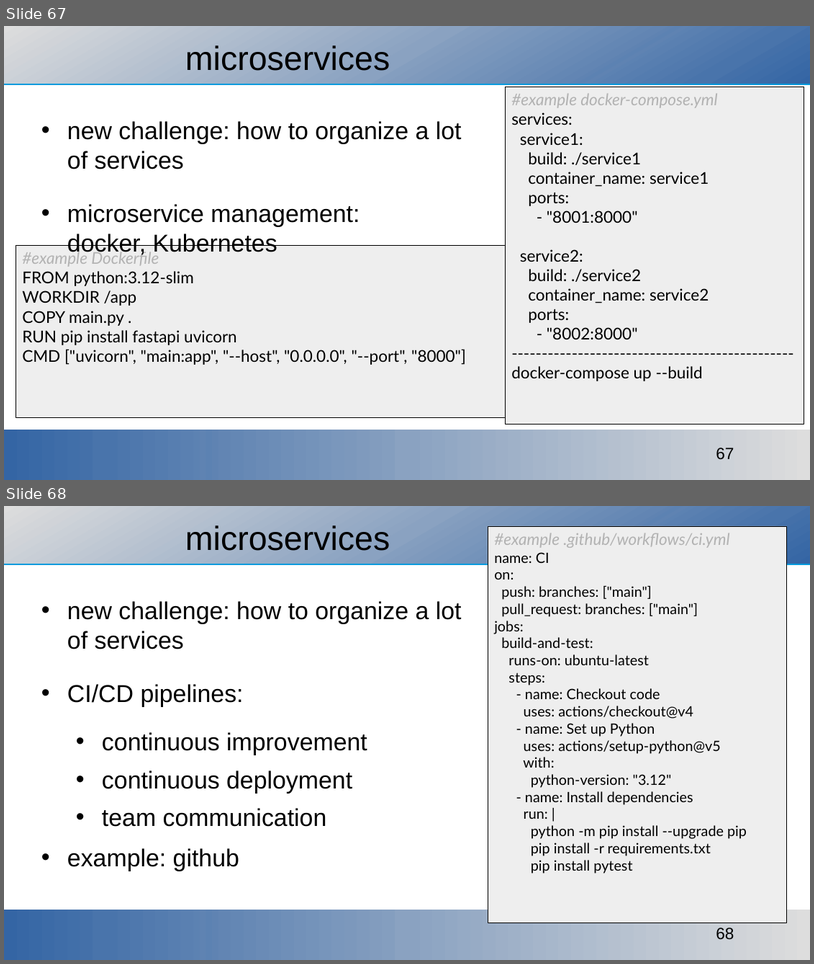
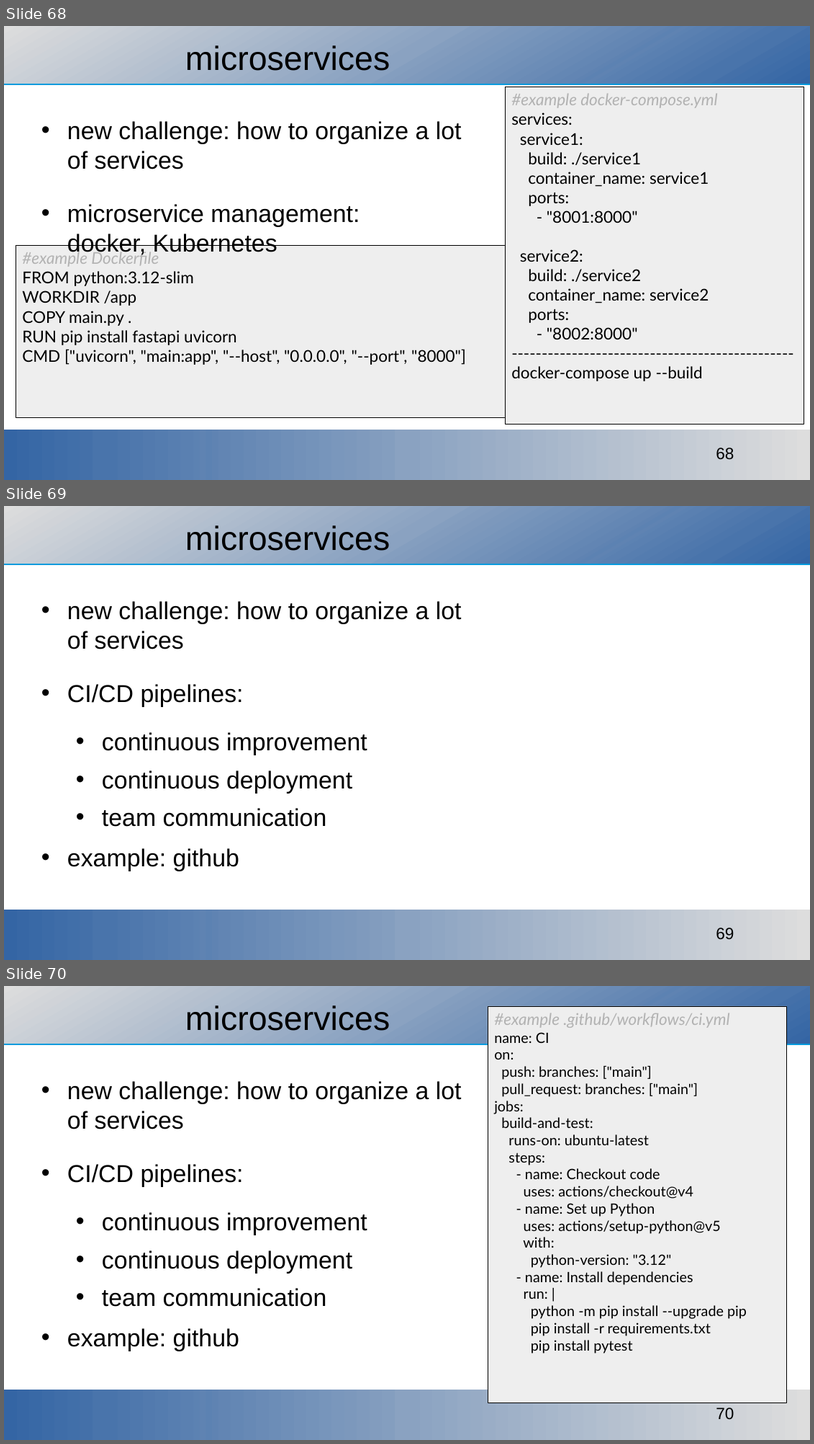
Before and after one commit to ajakovac/ML-in-Practice-I, a slide deck: ML in practice.odp. Shown one above the other, each under a label of ours: slides 67 and 68 before the commit, slides 68, 69 and 70 after it. The pictures are 814x964 and 814x1444 pixels, drawn with LibreOffice and Linux fonts; fonts in the diff are those of the drawing; background and template pictures are left out. Boxes give left, top, right and bottom in pixels: in the first picture for what was removed or moved away, otherwise in the second. Text is boxed around its words. In the diff, an @@ line names an element or a change of style, - is before the commit and + after.

```diff
--- a/ML in practice.odp
+++ b/ML in practice.odp
@@ slide 69 added at bbox=[4, 506, 810, 960], background #FFFFFF; not listed: 3 template elements that a slide beside it also shows @@
@@ title added at bbox=[185, 525, 390, 551], 33 pt, text #000000 @@
+microservices
@@ text added at bbox=[67, 601, 462, 871], 24 pt, text #000000 @@
+• new challenge: how to organize a lot of services
+• CI/CD pipelines:
+  • continuous improvement
+  • continuous deployment
+  • team communication
+• example: github
@@ what was slide 67 is now slide 68 @@
@@ page number at bbox=[716, 447, 734, 459]: text changed @@
-67
+68
@@ what was slide 68 is now slide 70 @@
@@ page number at bbox=[716, 1407, 734, 1419]: text changed @@
-68
+70
```
Also in this commit, not shown: 4 slides changed, 2 other slides added, 2 other files.
